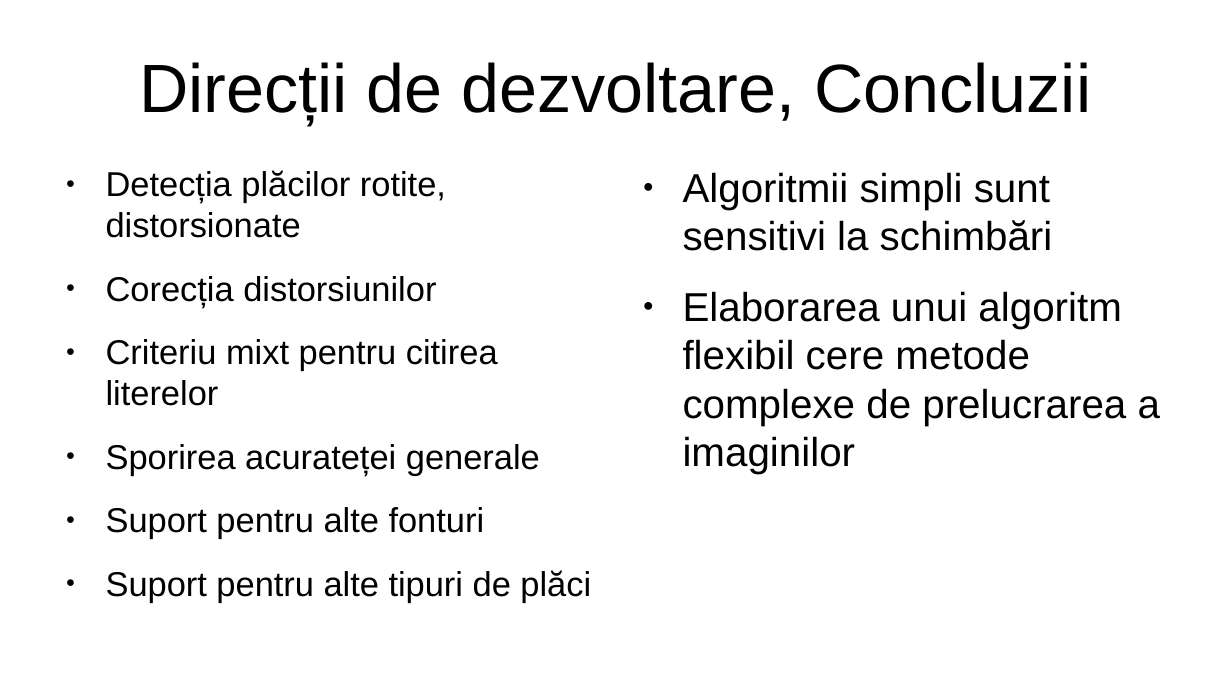
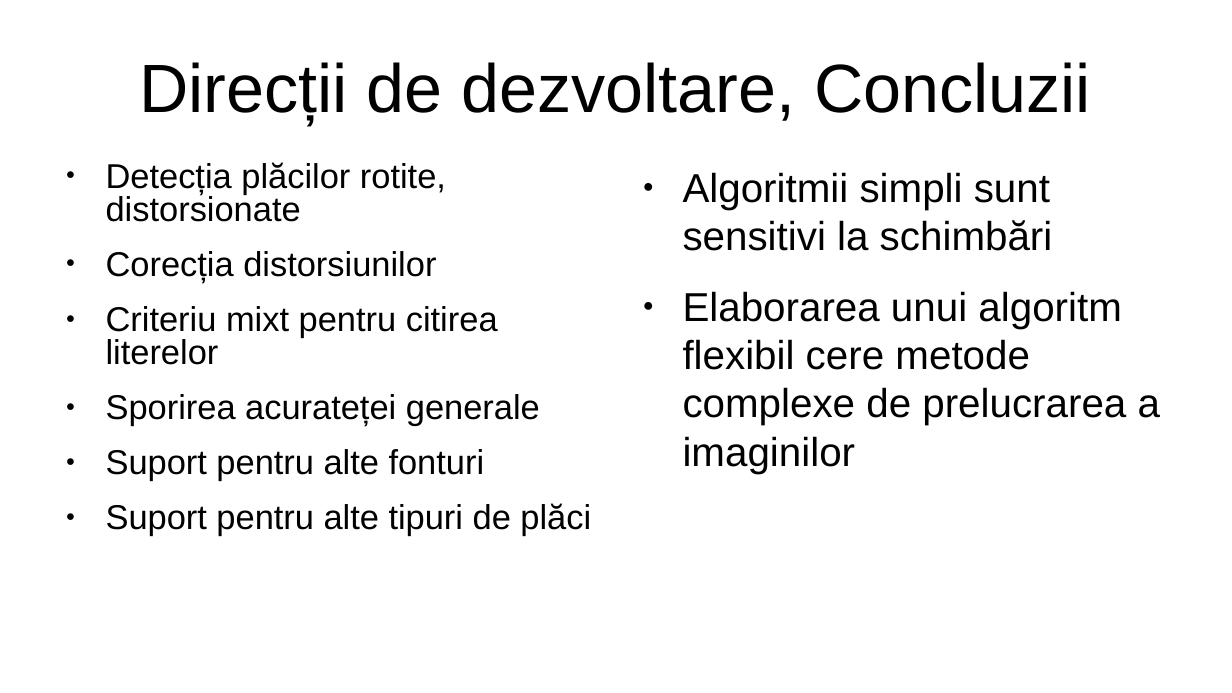
Before and after one commit to Marioalexsan/PI-Proiect, a slide deck: slide 6 of Prezentare PI.odp. Drawn at 1232x693 pixels with LibreOffice and Linux fonts; fonts in the diff are those of the drawing. Boxes give left, top, right and bottom in pixels: in the first picture for what was removed or moved away, otherwise in the second. Text is boxed around its words. In the diff, an @@ line names an element or a change of style, - is before the commit and + after.

```diff
--- a/Prezentare PI.odp
+++ b/Prezentare PI.odp
@@ text "Detecția plăcilor rotite, distorsionate" at [106,162,591,536]: line spacing 1 to 0.8 @@
```
Also in this commit, not shown: 5 other slides changed, 13 other files.
